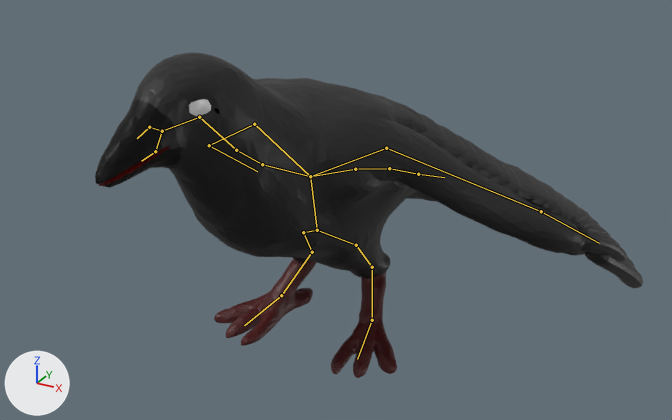
A saved change to the FBX model CrowsAndNests/Assets/Models/Player/player.fbx.
Both versions are drawn from a camera (50 mm lens) standing at (3.79, -6.44, 2.96) and looking at (0.1, 0.28, -0.4). Every picture has the same lights, and +X, +Y and +Z are marked at lower left. Both versions are drawn at frame 36 of the action 'Idle_2'; the numbers are the values there. The bones that bend it are drawn over the model as lines.

Objects in the first picture: 'crow'.
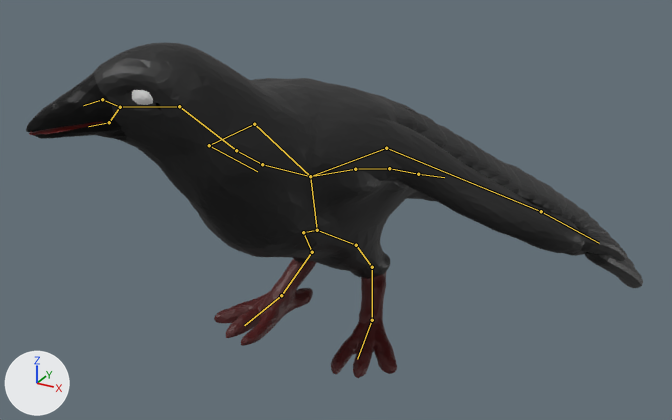
Pixel boxes (x1, y1, x2, y2) of what changed, in the pictures (672 x 420 px):
'crow', posed (13% wider)
    before: (95, 52, 643, 378)
    after: (26, 42, 643, 378)
bone 'Bone_neck', root to tip
    before: (236, 150) to (199, 117)
    after: (236, 150) to (179, 106)

Diff of the bpy script that builds the scene:
```diff
--- a/CrowsAndNests/Assets/Models/Player/player.fbx.py
+++ b/CrowsAndNests/Assets/Models/Player/player.fbx.py
@@ bone_bone_neck @@
 bone_bone_neck = bpy.data.objects['Armature'].pose.bones['Bone_neck']  # child of 'Bone_body_up'
-bone_bone_neck.rotation_quaternion = (1.0, 0.0, 0.0, 0.0)  # degrees (0, 0, 0)
+bone_bone_neck.rotation_quaternion = (0.925, 0.003, -0.298, 0.236)  # degrees (-9, -34, 31)
```
